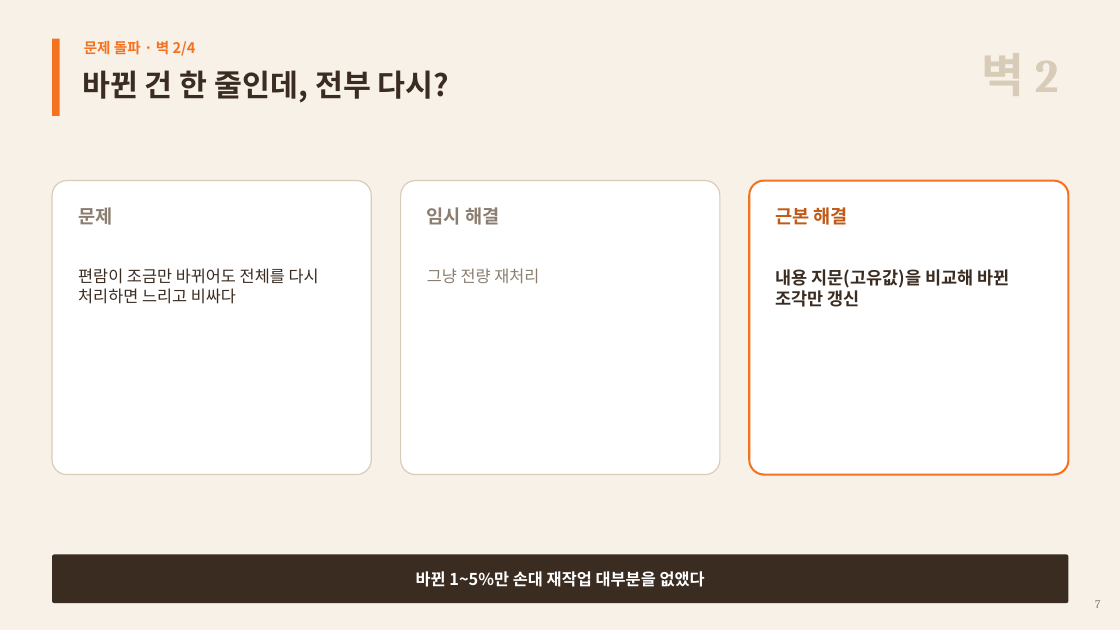
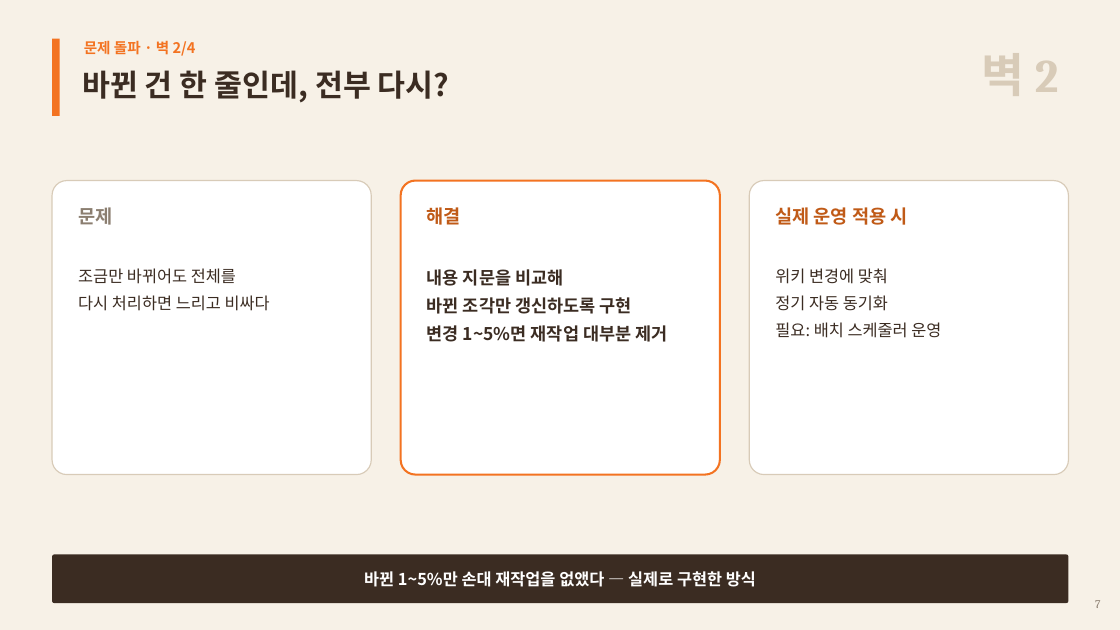
Before and after one commit to woochichichi/2026_HICT_ChatBot, a slide deck: slide 8 of docs/presentation/ITO_AX_Day_상담원AI코치.pptx. Drawn at 1120x630 pixels with LibreOffice and Linux fonts; fonts in the diff are those of the drawing. Boxes give left, top, right and bottom in pixels: in the first picture for what was removed or moved away, otherwise in the second. Text is boxed around its words. In the diff, an @@ line names an element or a change of style, - is before the commit and + after.

```diff
--- a/docs/presentation/ITO_AX_Day_상담원AI코치.pptx
+++ b/docs/presentation/ITO_AX_Day_상담원AI코치.pptx
@@ rounded rectangle "해결" at (401,181,720,475): outline #D8CBB8 1 pt to #F37321 1.75 pt @@
@@ text in rounded rectangle at (427,207,667,342): text changed; size 14 to 15 pt; text colour #8B7E70 to #3B2C22; bold on @@
-임시 해결
-그냥 전량 재처리
+해결
+내용 지문을 비교해
+바뀐 조각만 갱신하도록 구현
+변경 1~5%면 재작업 대부분 제거
@@ rounded rectangle "실제 운영 적용 시" at (749,181,1069,475): outline #F37321 1.75 pt to #D8CBB8 1 pt @@
@@ text in rounded rectangle at (775,207,941,338): text changed; size 15 to 14 pt; bold off @@
-근본 해결
-내용 지문(고유값)을 비교해 바뀐 조각만 갱신
+실제 운영 적용 시
+위키 변경에 맞춰
+정기 자동 동기화
+필요: 배치 스케줄러 운영
@@ text in rounded rectangle at (78,268,270,311): text changed @@
-편람이 조금만 바뀌어도 전체를 다시 처리하면 느리고 비싸다
+조금만 바뀌어도 전체를
+다시 처리하면 느리고 비싸다
@@ text in rounded rectangle at (364,571,756,587): text changed @@
-바뀐 1~5%만 손대 재작업 대부분을 없앴다
+바뀐 1~5%만 손대 재작업을 없앴다 — 실제로 구현한 방식
```
Also in this commit, not shown: 3 other slides changed, 1 other file.
